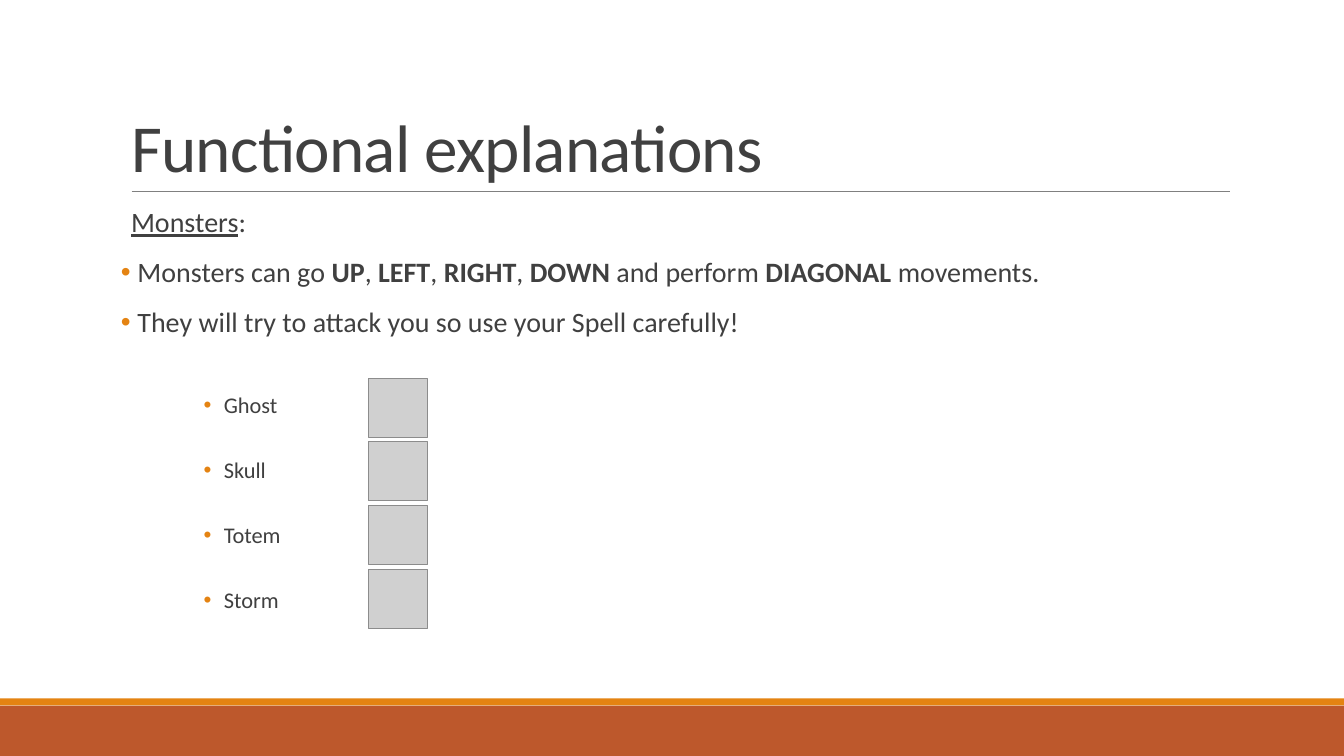
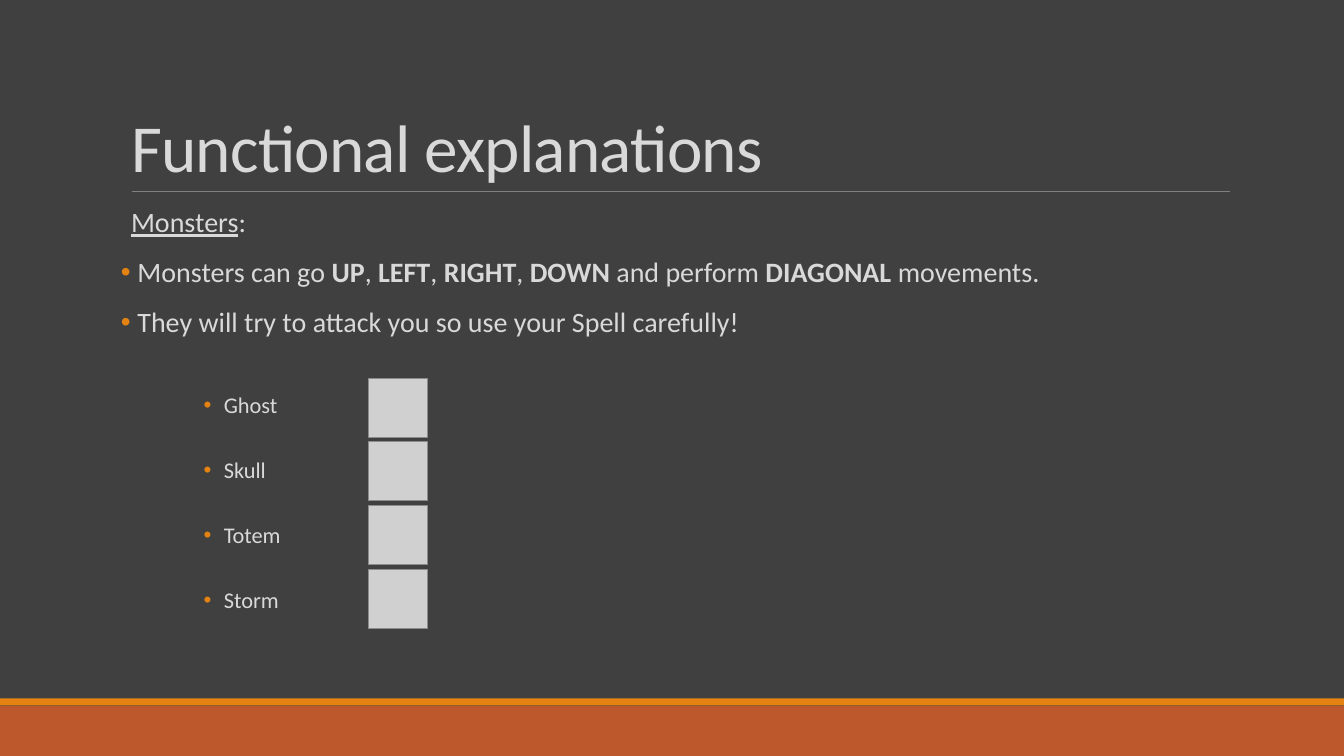
Before and after one commit to Studisys/Lorann-Java-Project----Exia-CESI-A1, a slide deck: slide 8 of Deliverables/Lorann - PowerPoint.pptx. Drawn at 1344x756 pixels with LibreOffice and Linux fonts; fonts in the diff are those of the drawing; grey boxes stand for pictures. Boxes give left, top, right and bottom in pixels: in the first picture for what was removed or moved away, otherwise in the second. Text is boxed around its words. In the diff, an @@ line names an element or a change of style, - is before the commit and + after.

```diff
--- a/Deliverables/Lorann - PowerPoint.pptx
+++ b/Deliverables/Lorann - PowerPoint.pptx
@@ background #FFFFFF to #404040 @@
@@ title "Functional explanations" at [131, 125, 762, 183]: text colour #404040 to #D9D9D9 @@
@@ text "Monsters:" at [131, 214, 1040, 608]: text colour #404040 to #D9D9D9 @@
```
Also in this commit, not shown: 13 other slides changed, 7 other files.
